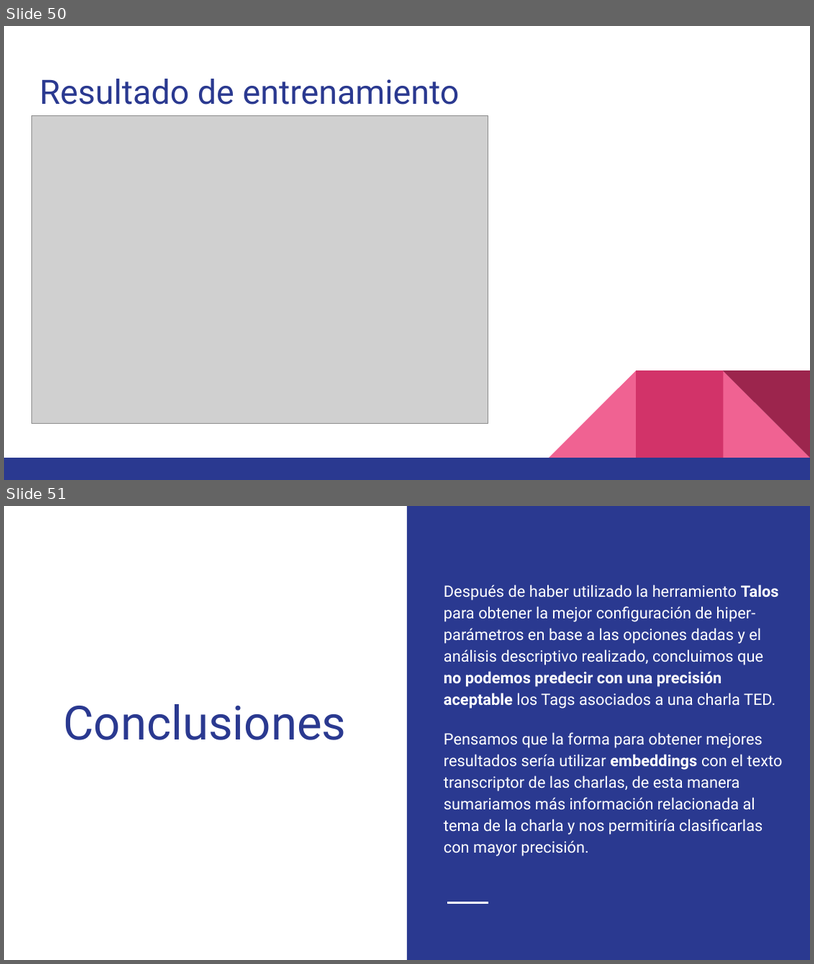
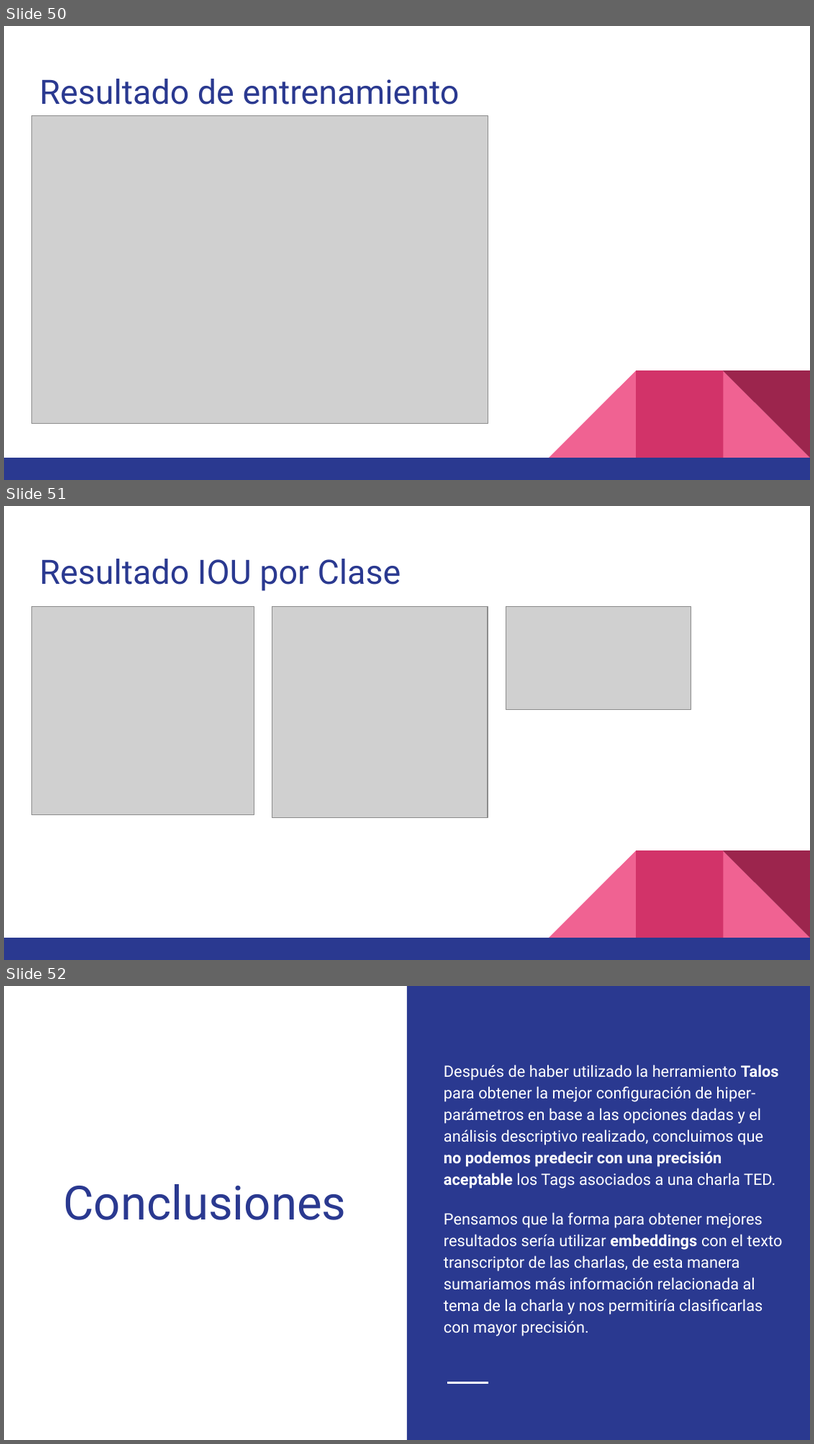
Before and after one commit to cscovino/TED-Talks-Analysis, a slide deck: presentacion/Grupo_4_TED_Talks.pptx. Shown one above the other, each under a label of ours: slides 50 and 51 before the commit, slides 50, 51 and 52 after it. The pictures are 814x964 and 814x1444 pixels, drawn with LibreOffice and Linux fonts; fonts in the diff are those of the drawing; grey boxes stand for pictures. Boxes give left, top, right and bottom in pixels: in the first picture for what was removed or moved away, otherwise in the second. Text is boxed around its words. In the diff, an @@ line names an element or a change of style, - is before the commit and + after.

```diff
--- a/presentacion/Grupo_4_TED_Talks.pptx
+++ b/presentacion/Grupo_4_TED_Talks.pptx
@@ slide 51 added at [4,506,810,960], background #FFFFFF; not listed: 5 template elements that a slide beside it also shows @@
@@ title added at [39,559,401,591], 30 pt, text #2A3990 @@
+Resultado IOU por Clase
@@ picture added at [31,607,254,815] @@
@@ picture added at [273,607,488,817] @@
@@ picture added at [507,607,692,710] @@
@@ what was slide 51 is now slide 52 @@
```
Also in this commit, not shown: 2 slides changed.
